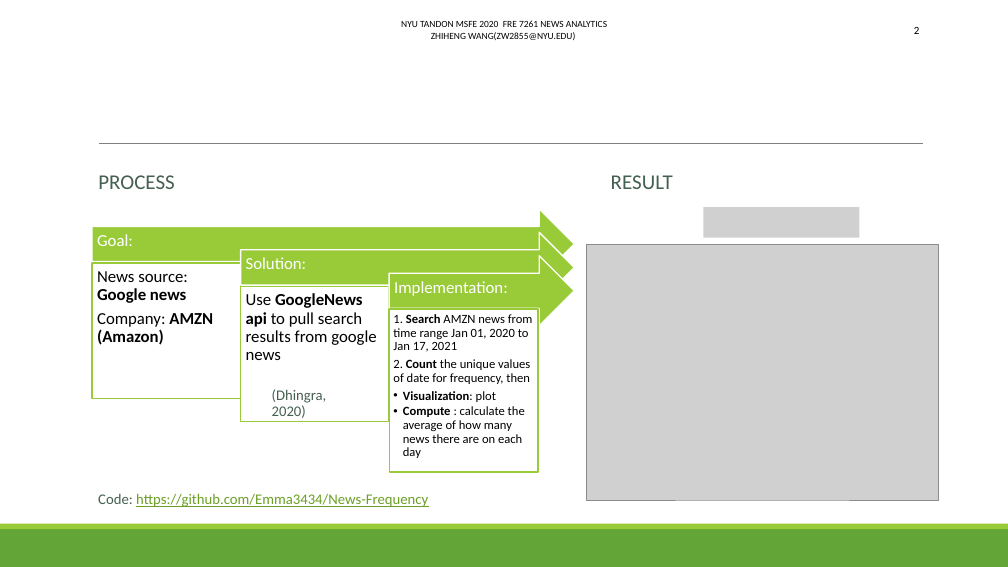
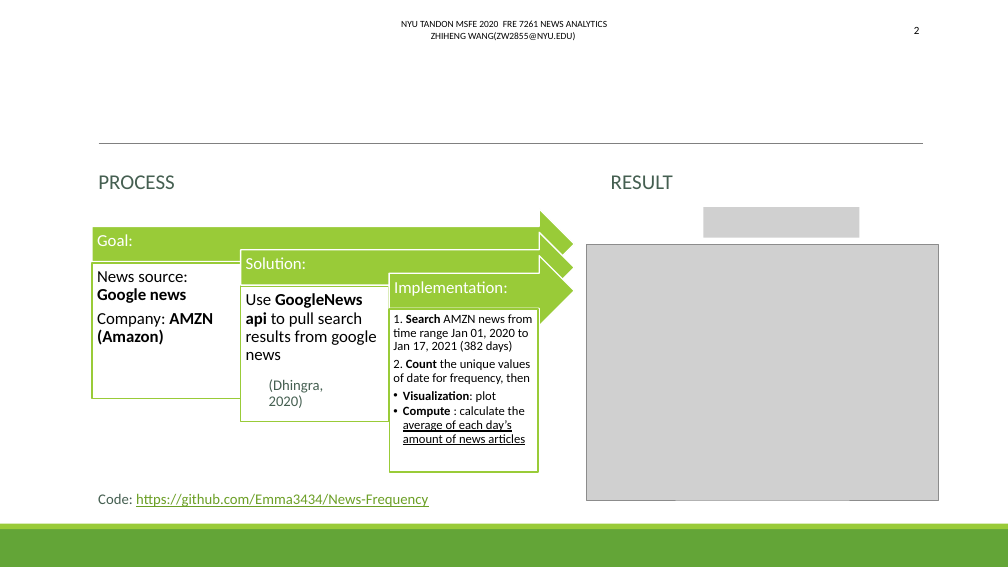
Before and after one commit to Emma3434/FRE-7261-HW1-News-Frequency, a slide deck: slide 2 of 7261 Presentation 0 - News Frequency.pptx. Drawn at 1008x567 pixels with LibreOffice and Linux fonts; fonts in the diff are those of the drawing; grey boxes stand for pictures. Boxes give left, top, right and bottom in pixels: in the first picture for what was removed or moved away, otherwise in the second. Text is boxed around its words. In the diff, an @@ line names an element or a change of style, - is before the commit and + after.

```diff
--- a/7261 Presentation 0 - News Frequency.pptx
+++ b/7261 Presentation 0 - News Frequency.pptx
@@ text at [393, 314, 533, 352]: text changed @@
-1. Search AMZN news from time range Jan 01, 2020 to Jan 17, 2021
+1. Search AMZN news from time range Jan 01, 2020 to Jan 17, 2021 (382 days)
@@ text "(Dhingra, 2020)": place and size @@
-text "(Dhingra, 2020)" at [272, 389, 327, 418]
+text "(Dhingra, 2020)" at [269, 379, 324, 408]
@@ text at [403, 406, 525, 445]: text changed @@
-  • Compute : calculate the average of how many news there are on each day
+  • Compute : calculate the average of each day’s amount of news articles
```
Also in this commit, not shown: 2 other files.
